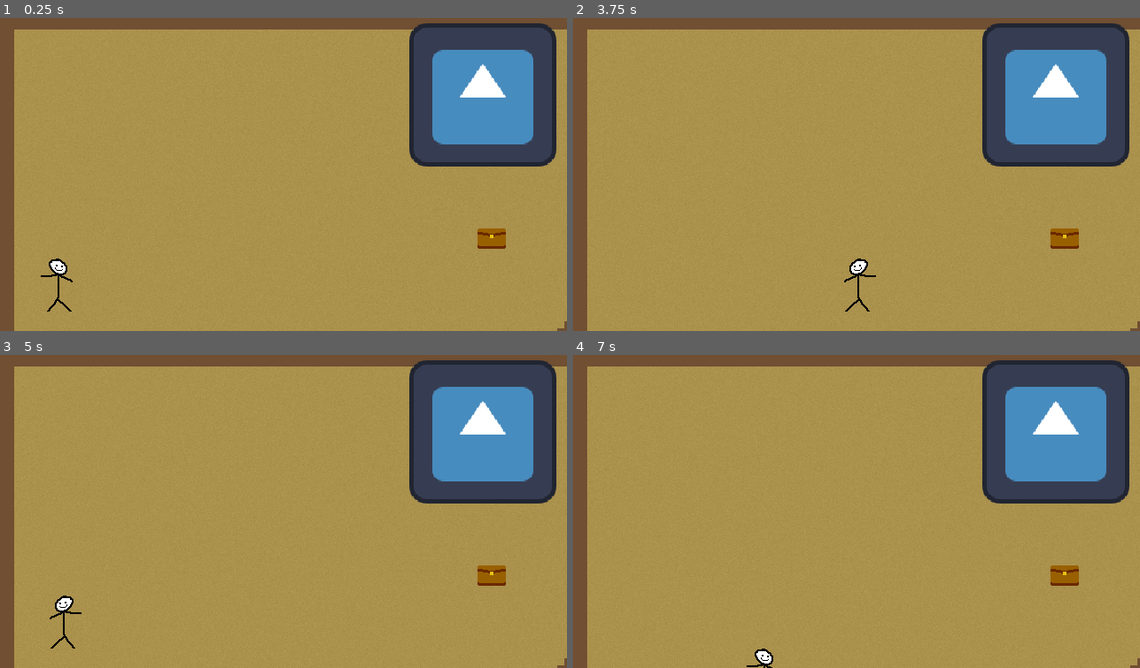
Above: before the commit, frames 1-4 (two rows, left to right).
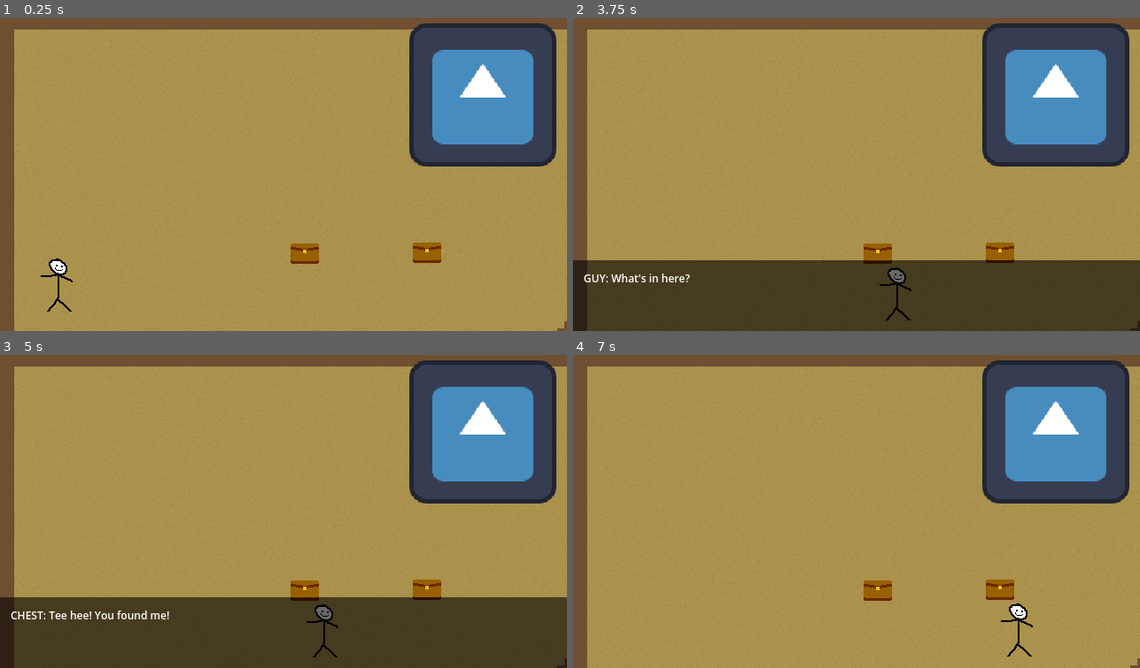
Above: after the commit, the same moments.

Repository: BoneBot/PirateJamSummer2025
Game: Godot game, scene res://game/game.tscn
The game is run twice, just before and just after one commit, with the same random seed, the same clock (stepped at 60 frames per second) and the same inputs. The engine's default icon, where the game draws it, is replaced by a stand-in: a white triangle on a blue panel in a dark square.
Inputs:
- Up to frame 1 (0.25 s): no input
- Up to frame 2 (3.75 s): tap Enter at 0.5, 2.75 s; hold Right (right) 0.53-1.28 s; hold Space (interact) 0.53-1.28 s; hold Down (down) 1.28-2.03 s; tap Space (interact) at 1.35, 2, 2.85 s; hold Right (right) 2.03-2.78 s; hold Space (interact) 2.03-2.78 s; hold Up (up) 2.78-3.53 s; hold Left (left) from 3.53 s (still down); hold Space (interact) from 3.53 s (still down)
- Up to frame 3 (5 s): keep holding Left (left); release Space (interact) at 4.28 s; tap Space (interact) at 4.35 s
- Up to frame 4 (7 s): release Left (left) at 5.03 s; hold Down (down) 5.03-5.78 s; hold Space (interact) 5.03-5.78 s; hold Right (right) 5.78-6.53 s; tap Space (interact) at 5.85 s; hold Up (up) from 6.53 s (still down); hold Space (interact) from 6.53 s (still down)

The runs differ from the first frame. In frame 1, 1.0% of the frame differs, in the area x 51-90%, y 67-79%; in frame 2, 23%; in frame 3, 23%, in the area x 0-100%, y 67-100%; in frame 4, 1.4%.

Commit message:
Basic dialogue system finished

Diff:
--- a/project/game/common/interact_range.gd
+++ b/project/game/common/interact_range.gd
@@ -11,7 +11,7 @@
 	area_entered.connect(_on_interact_range_area_entered)
 	area_exited.connect(_on_interact_range_area_exited)
 
-func _input(event: InputEvent) -> void:
+func _unhandled_input(event: InputEvent) -> void:
 	if event.is_action_pressed("interact") and can_interact:
 		if current_interactions:
 			can_interact = false
--- a/project/game/demo_stuff/demo.gd
+++ b/project/game/demo_stuff/demo.gd
@@ -6,8 +6,9 @@
 @onready var player := $DemoPlayer
 @onready var player_sprite := $DemoPlayer/Sprite2D
 @onready var player_interact_range := $DemoPlayer/InteractRange
-@onready var chest := $Chest
-@onready var chest_interactable := $Chest/Interactable
+@onready var chest_1_interactable := $Chest1/Interactable
+@onready var chest_2_interactable := $Chest2/Interactable
+@onready var dialogue_manager := $DialogueManager
 
 const SPEED := 200		# Max walking speed (px/s)
 const PLAYER_INTERACT_OFFSETS := {
@@ -17,9 +18,13 @@
 	"left": Vector2(-32, 0),
 }
 
+var chest_1_dialogue_state = 0
+var chest_2_dialogue_state = 0
+
 # Called when the node enters the scene tree for the first time.
 func _ready() -> void:
-	chest_interactable.interact = _on_chest_interact
+	chest_1_interactable.interact = _on_chest_1_interact
+	chest_2_interactable.interact = _on_chest_2_interact
 
 
 func _process(_delta: float) -> void:
@@ -55,6 +60,18 @@
 	ding_sound.play()
 	print("You found the goal!")
 
-func _on_chest_interact() -> void:
+func _on_chest_1_interact() -> void:
+	print("You opened chest 1!")
+	await dialogue_manager.start_dialogue("chest_1", chest_1_dialogue_state)
+	if chest_1_dialogue_state == 0:
+		ding_sound.play()
+	if chest_1_dialogue_state < 2:
+		chest_1_dialogue_state += 1
+
+
+func _on_chest_2_interact() -> void:
+	print("You opened chest 2!")
+	if chest_2_dialogue_state == 0:
+		await dialogue_manager.start_dialogue("chest_2", 0)
+		chest_2_dialogue_state += 1
 	ding_sound.play()
-	print("You opened the chest!")
--- a/project/game/demo_stuff/demo.tscn
+++ b/project/game/demo_stuff/demo.tscn
@@ -8,6 +8,7 @@
 [ext_resource type="Script" path="res://game/common/interact_range.gd" id="6_4ueff"]
 [ext_resource type="Texture2D" uid="uid://cqy2m0ixg5103" path="res://art/demo_stuff/DemoChest.png" id="6_fg5kh"]
 [ext_resource type="Script" path="res://game/common/interactable.gd" id="8_y5ijc"]
+[ext_resource type="PackedScene" uid="uid://baupxuhlutjnh" path="res://game/ui/dialogue_manager.tscn" id="9_hugel"]
 
 [sub_resource type="RectangleShape2D" id="RectangleShape2D_rxm3l"]
 size = Vector2(60, 60)
@@ -49,6 +50,7 @@
 
 [node name="DemoPlayer" type="CharacterBody2D" parent="."]
 position = Vector2(64, 306)
+metadata/_edit_group_ = true
 
 [node name="Sprite2D" type="Sprite2D" parent="DemoPlayer"]
 texture = ExtResource("5_xsk2e")
@@ -64,21 +66,43 @@
 shape = SubResource("RectangleShape2D_5myc7")
 debug_color = Color(0.279673, 0.631412, 1.92523e-07, 0.42)
 
-[node name="Chest" type="StaticBody2D" parent="."]
-position = Vector2(555, 251)
+[node name="Chest1" type="StaticBody2D" parent="."]
+position = Vector2(344, 268)
+metadata/_edit_group_ = true
 
-[node name="Sprite2D" type="Sprite2D" parent="Chest"]
+[node name="Sprite2D" type="Sprite2D" parent="Chest1"]
 texture = ExtResource("6_fg5kh")
 
-[node name="CollisionShape2D" type="CollisionShape2D" parent="Chest"]
+[node name="CollisionShape2D" type="CollisionShape2D" parent="Chest1"]
 position = Vector2(0, 4.5)
 shape = SubResource("RectangleShape2D_wjxdq")
 
-[node name="Interactable" type="Area2D" parent="Chest"]
+[node name="Interactable" type="Area2D" parent="Chest1"]
 script = ExtResource("8_y5ijc")
 
-[node name="CollisionShape2D" type="CollisionShape2D" parent="Chest/Interactable"]
+[node name="CollisionShape2D" type="CollisionShape2D" parent="Chest1/Interactable"]
 position = Vector2(0, 10)
 shape = SubResource("CircleShape2D_rbkie")
 
+[node name="Chest2" type="StaticBody2D" parent="."]
+position = Vector2(482, 267)
+metadata/_edit_group_ = true
+
+[node name="Sprite2D" type="Sprite2D" parent="Chest2"]
+texture = ExtResource("6_fg5kh")
+
+[node name="CollisionShape2D" type="CollisionShape2D" parent="Chest2"]
+position = Vector2(0, 4.5)
+shape = SubResource("RectangleShape2D_wjxdq")
+
+[node name="Interactable" type="Area2D" parent="Chest2"]
+script = ExtResource("8_y5ijc")
+
+[node name="CollisionShape2D" type="CollisionShape2D" parent="Chest2/Interactable"]
+position = Vector2(0, 10)
+shape = SubResource("CircleShape2D_rbkie")
+
+[node name="DialogueManager" parent="." instance=ExtResource("9_hugel")]
+dialogue_path = "res://game/ui/dialogue_text/demo_dialogue.json"
+
 [connection signal="body_entered" from="DemoGoal" to="." method="_on_demo_goal_body_entered"]
--- /dev/null
+++ b/project/game/ui/dialogue_manager.gd
@@ -0,0 +1,64 @@
+extends Control
+
+
+@export_file("*.json") var dialogue_path
+
+@onready var text_box = $TextBox
+@onready var dialogue_text = $TextBox/MarginContainer/DialogueText
+
+signal advance_dialogue
+
+var scene_dialogue: Dictionary
+var current_interaction := []
+var in_progress = false
+
+
+# Called when the node enters the scene tree for the first time.
+func _ready() -> void:
+	# Parse JSON at dialogue_path for dialogue options
+	var file_text = FileAccess.get_file_as_string(dialogue_path)
+	scene_dialogue = JSON.parse_string(file_text)
+	if scene_dialogue == null:
+		print("ERROR: Unable to parse scene dialogue at: %s" % dialogue_path)
+
+
+func _input(event: InputEvent) -> void:
+	if in_progress and event.is_action_pressed("interact"):
+		advance_dialogue.emit()
+		get_viewport().set_input_as_handled()
+
+
+# Initiates dialogue from the specified source and interaction index
+# source (String) - The name of the interactable that is causing the dialogue
+# interaction (int) - Specifies which dialogue interaction to execute
+func start_dialogue(source:String, interaction:int):
+	if scene_dialogue == null:
+		return
+
+	get_tree().paused = true
+	current_interaction = scene_dialogue[source][str(interaction)].duplicate()
+	text_box.show()
+	in_progress = true
+
+	_next_dialogue()
+	while in_progress:
+		await advance_dialogue
+		_next_dialogue()
+
+
+func _end_dialogue():
+	in_progress = false
+	text_box.hide()
+	get_tree().paused = false
+
+
+# Displays the next dialogue text in the current interaction
+func _next_dialogue():
+	if len(current_interaction) == 0:
+		_end_dialogue()
+	else:
+		var line = current_interaction.pop_front()
+		if line.has("speaker") and line["speaker"]:
+			dialogue_text.text = "%s: %s" % [line["speaker"].to_upper(), line["text"]]
+		else:
+			dialogue_text.text = line["text"]
--- /dev/null
+++ b/project/game/ui/dialogue_manager.tscn
@@ -0,0 +1,43 @@
+[gd_scene load_steps=2 format=3 uid="uid://baupxuhlutjnh"]
+
+[ext_resource type="Script" path="res://game/ui/dialogue_manager.gd" id="1_4qhdc"]
+
+[node name="DialogueManager" type="Control"]
+process_mode = 2
+layout_mode = 3
+anchors_preset = 0
+script = ExtResource("1_4qhdc")
+
+[node name="TextBox" type="Control" parent="."]
+visible = false
+anchors_preset = 0
+offset_top = 280.0
+offset_right = 640.0
+offset_bottom = 360.0
+
+[node name="ColorRect" type="ColorRect" parent="TextBox"]
+layout_mode = 1
+anchors_preset = 15
+anchor_right = 1.0
+anchor_bottom = 1.0
+grow_horizontal = 2
+grow_vertical = 2
+color = Color(0, 0, 0, 0.592157)
+
+[node name="MarginContainer" type="MarginContainer" parent="TextBox"]
+layout_mode = 1
+anchors_preset = 15
+anchor_right = 1.0
+anchor_bottom = 1.0
+grow_horizontal = 2
+grow_vertical = 2
+theme_override_constants/margin_left = 12
+theme_override_constants/margin_top = 12
+theme_override_constants/margin_right = 12
+theme_override_constants/margin_bottom = 12
+
+[node name="DialogueText" type="RichTextLabel" parent="TextBox/MarginContainer"]
+layout_mode = 2
+theme_override_font_sizes/normal_font_size = 12
+text = "Dialog"
+scroll_active = false
--- /dev/null
+++ b/project/game/ui/dialogue_text/demo_dialogue.json
@@ -0,0 +1,46 @@
+ {
+    "chest_1": {
+        "0": [
+            {
+                "speaker": "guy",
+                "text": "What's in here?"
+            },
+            {
+                "speaker": "chest",
+                "text": "Tee hee! You found me!"
+            },
+            {
+                "speaker": "chest",
+                "text": "Here, have a ding!"
+            }
+        ],
+        "1": [
+            {
+                "speaker": "guy",
+                "text": "Why can you talk???"
+            },
+            {
+                "speaker": "chest",
+                "text": "Don't worry about that, tee hee!"
+            }
+        ],
+        "2": [
+            {
+                "speaker": "chest",
+                "text": "Tee hee!"
+            }
+        ]
+    },
+    "chest_2": {
+        "0": [
+            {
+                "speaker": "guy",
+                "text": "Um... hello?"
+            },
+            {
+                "speaker": "",
+                "text": "This chest seems much less chatty."
+            }
+        ]
+    }
+}
Not shown: 1 places in project/game/demo_stuff/demo.tscn that only renumber resources
